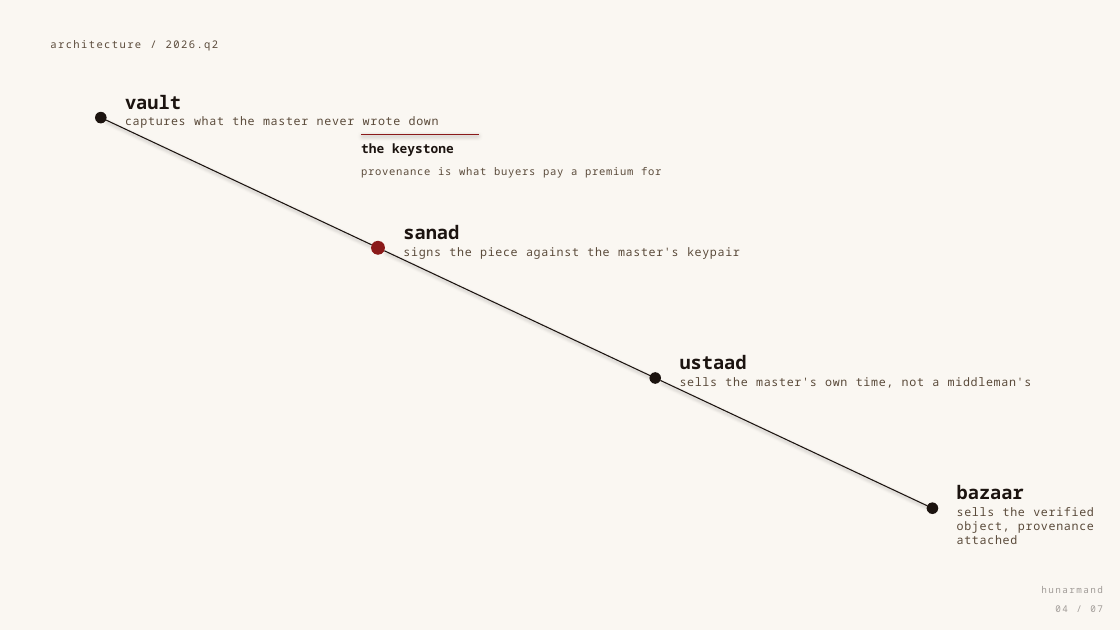
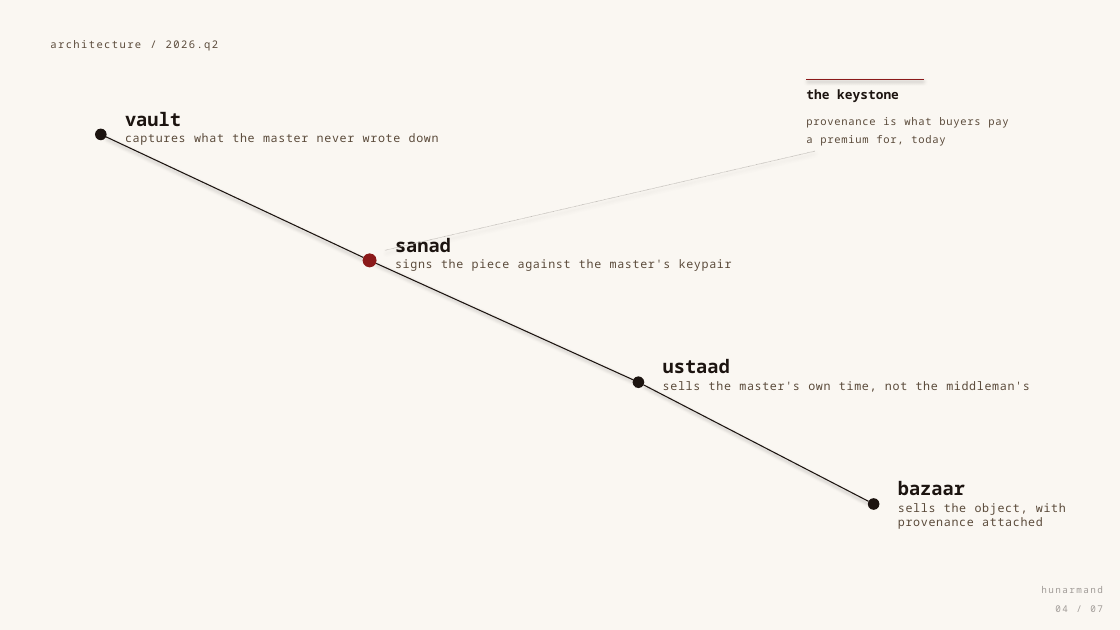
Before and after one commit to 0xSalik/rootprint, a slide deck: slide 4 of presentation/hunarmand.pptx. Drawn at 1120x630 pixels with LibreOffice and Linux fonts; fonts in the diff are those of the drawing. Boxes give left, top, right and bottom in pixels: in the first picture for what was removed or moved away, otherwise in the second. Text is boxed around its words. In the diff, an @@ line names an element or a change of style, - is before the commit and + after.

```diff
--- a/presentation/hunarmand.pptx
+++ b/presentation/hunarmand.pptx
@@ text "the keystone": place and size @@
-text "the keystone" at [361,143,454,156]
+text "the keystone" at [806,89,899,102]
@@ line moved from (361, 134) - (479, 134) to (807, 80) - (924, 80) @@
@@ text at [806,117,1008,146]: text changed @@
-provenance is what buyers pay a premium for
+provenance is what buyers pay
+a premium for, today
@@ 2 texts, 1 ellipse: place and size @@
-2 texts, 1 ellipse at [95,95,439,129]
+2 texts, 1 ellipse at [95,112,439,146]
@@ line moved from (106, 120) - (371, 245) to (106, 137) - (363, 257) @@
@@ line added from (815, 151) to (385, 250), #B7B3AE 0.5 pt dashed @@
@@ text "sanad": place and size @@
-text "sanad" at [403,225,459,240]
+text "sanad" at [395,236,451,252]
@@ ellipse: place and size @@
-ellipse at [371,241,386,255]
+ellipse at [363,254,377,268]
@@ line moved from (385, 251) - (650, 376) to (376, 263) - (634, 380) @@
@@ text "signs the piece against the ...": place and size @@
-text "signs the piece against the ..." at [403,247,740,260]
+text "signs the piece against the ..." at [395,259,732,272]
@@ text "ustaad": place and size @@
-text "ustaad" at [680,355,747,369]
+text "ustaad" at [663,359,730,373]
@@ ellipse: place and size @@
-ellipse at [649,372,661,384]
+ellipse at [633,376,644,388]
@@ line moved from (660, 381) - (928, 506) to (644, 385) - (869, 502) @@
@@ text at [663,381,1030,392]: text changed @@
-sells the master's own time, not a middleman's
+sells the master's own time, not the middleman's
@@ text "bazaar": place and size @@
-text "bazaar" at [957,485,1024,499]
+text "bazaar" at [898,481,965,495]
@@ ellipse: place and size @@
-ellipse at [927,502,939,514]
+ellipse at [868,498,880,510]
@@ text at [898,503,1066,529]: text changed @@
-sells the verified object, provenance attached
+sells the object, with provenance attached
```
Also in this commit, not shown: 2 other slides changed, 3 other files.
